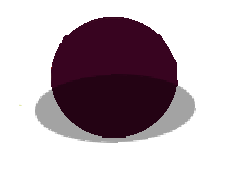
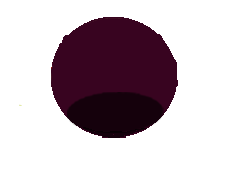
Revision of a layered (230, 169) image; what changed, layer by layer:
"Ellipse 1" (1st of 3, in "Planet 3"): opacity 36% → 63%, painted on it over bbox(35, 74, 196, 143)
painted on "Planet_3 (4)" over bbox(83, 127, 147, 138)
painted on "Planet_3 (3)" over bbox(89, 128, 144, 135)
painted on "Planet_3 (2)" over bbox(94, 128, 139, 135)
painted on "Planet_3 (1)" over bbox(90, 129, 141, 136)
